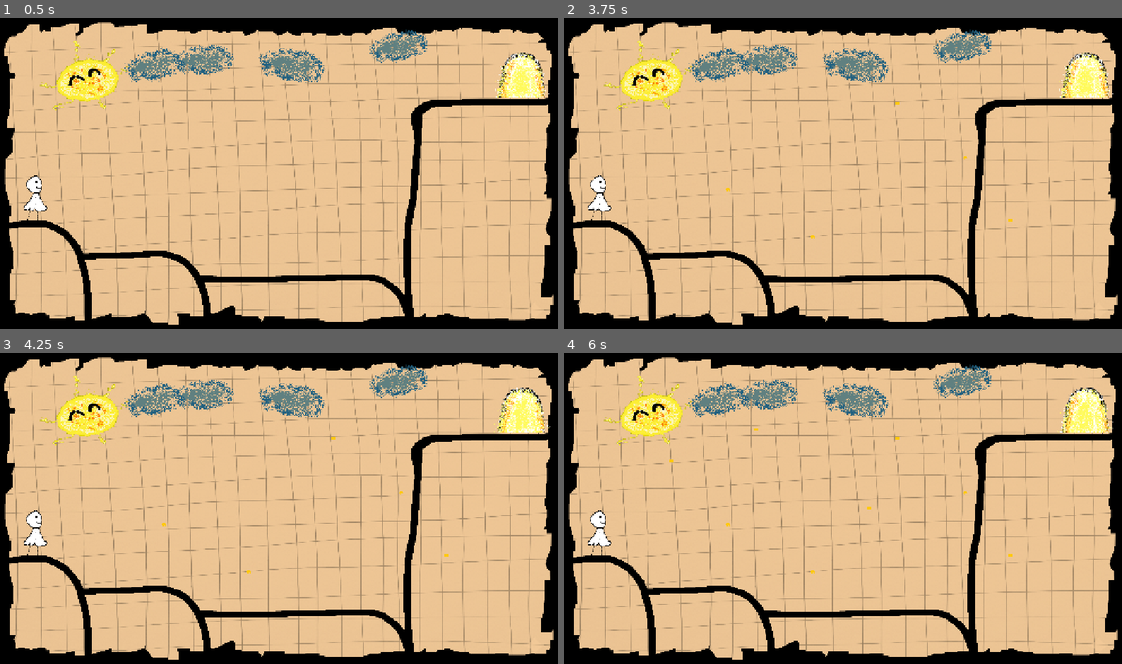
Above: before the commit, frames 1-4 (two rows, left to right).
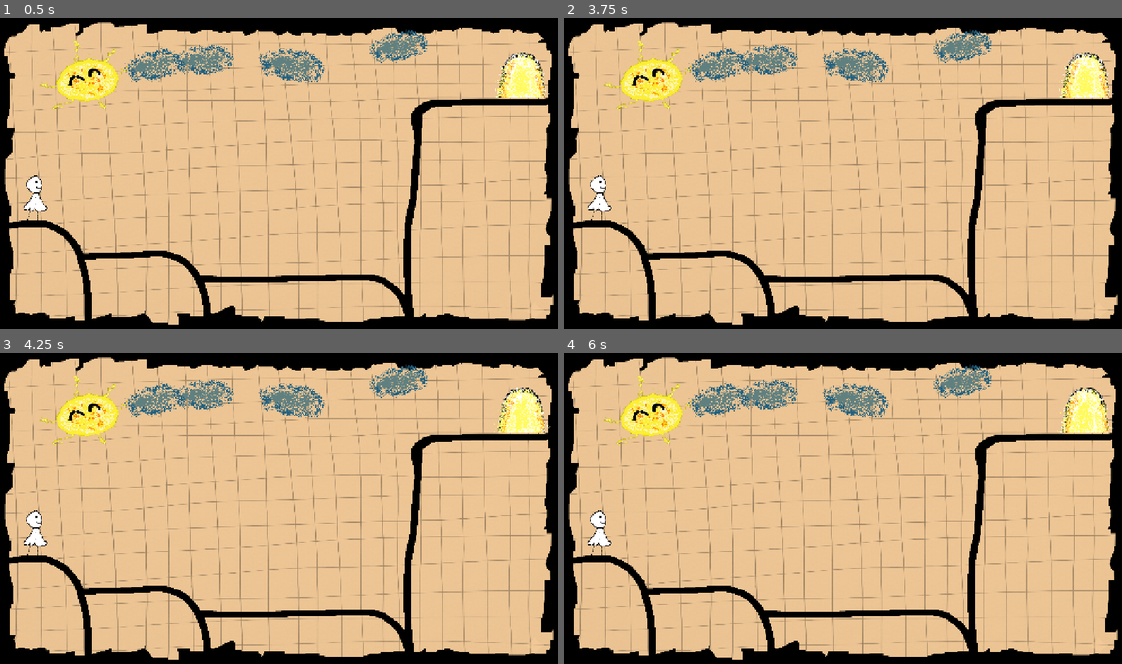
Above: after the commit, the same moments.

Repository: NikhilKshub/margin-ghost
Game: Godot game, scene res://scenes/level_1.tscn
Two runs of this game, one before a commit and one after it. Both use one fixed random seed, a clock stepped at 60 frames per second and the inputs below.
Inputs (mouse positions are in pixels of both pictures, inside the frame that each line leads up to):
- Up to frame 1 (0.5 s): no input
- Up to frame 2 (3.75 s): move the mouse to (965, 157) at 0.52 s; hold Right (ui_right) 0.53-1.28 s; click (965, 157) at 0.67 s; move the mouse to (725, 189) at 1.27 s; hold Left (ui_left) 1.28-2.03 s; click (725, 189) at 1.42 s; move the mouse to (898, 101) at 2.02 s; hold Right (ui_right) 2.03-3.53 s; click (898, 101) at 2.17 s; move the mouse to (815, 235) at 2.77 s; click (815, 235) at 2.92 s; move the mouse to (1010, 220) at 3.52 s; hold Left (ui_left) from 3.53 s (still down); click (1010, 220) at 3.67 s
- Up to frame 3 (4.25 s): keep holding Left (ui_left)
- Up to frame 4 (6 s): move the mouse to (670, 461) at 4.27 s; click (670, 461) at 4.42 s; move the mouse to (870, 508) at 5.02 s; click (870, 508) at 5.17 s; move the mouse to (753, 427) at 5.77 s; release Left (ui_left) at 5.78 s; hold Right (ui_right) from 5.78 s (still down); click (753, 427) at 5.92 s

Frame 1 is identical in both runs. In frame 2, less than 0.1% of the frame differs, in the area x 28-81%, y 26-71%; in frame 3, less than 0.1%; in frame 4, less than 0.1%, in the area x 18-81%, y 24-71%.
Error after the commit: Cannot call method 'instantiate' on a null value. (res://scripts/game.gd:32)

Commit message:
split the line point from the dots

Diff:
--- a/project.godot
+++ b/project.godot
@@ -20,6 +20,8 @@
 window/size/viewport_width=1280
 window/size/viewport_height=720
 window/stretch/mode="canvas_items"
+mouse_cursor/custom_image="uid://dbpd6phho3gjr"
+mouse_cursor/custom_image_hotspot=Vector2(8, 66)
 
 [input]
 
--- a/scenes/level_1.tscn
+++ b/scenes/level_1.tscn
@@ -1,8 +1,6 @@
 [gd_scene format=3 uid="uid://bnfcldq5hsh76"]
 
 [ext_resource type="Script" uid="uid://dhfcbk8omld2l" path="res://scripts/game.gd" id="1_fcfvj"]
-[ext_resource type="PackedScene" uid="uid://d12w7gftpsylc" path="res://scenes/line.tscn" id="2_pa8r4"]
-[ext_resource type="PackedScene" uid="uid://biepfykbcunej" path="res://scenes/dot.tscn" id="3_15mv3"]
 [ext_resource type="PackedScene" uid="uid://b7s61vxt8ndct" path="res://scenes/player.tscn" id="4_e3sih"]
 [ext_resource type="Texture2D" uid="uid://dasoydnydrffo" path="res://assets/level_1_bg.png" id="4_pa8r4"]
 [ext_resource type="PackedScene" uid="uid://b7u0v1ofm4hib" path="res://scenes/exit_gate.tscn" id="5_2y5yt"]
@@ -11,8 +9,6 @@
 
 [node name="game" type="Node2D" unique_id=1483147424]
 script = ExtResource("1_fcfvj")
-line_scene = ExtResource("2_pa8r4")
-dot_scene = ExtResource("3_15mv3")
 
 [node name="Background" type="Sprite2D" parent="." unique_id=814512972]
 modulate = Color(0.96511227, 0.80243635, 0.6049045, 1)
--- a/scripts/game.gd
+++ b/scripts/game.gd
@@ -5,17 +5,23 @@
 @export var dot_scene: PackedScene
 var current_line = null
 var point_gap = 100.0
+var line_step = 5.0
+var last_dot = Vector2.ZERO
 @onready var player = $Player
 @onready var entry_gate = $EntryGate
 
 func _ready():
 	player.position = entry_gate.position
 
-func add_spot(spot):
+func add_line_point(spot):
 	current_line.add_point(spot)
+
+func add_dot(spot):
 	var dot = dot_scene.instantiate()
 	dot.position = spot
 	current_line.add_child(dot)
+	dot.add_to_group("dots")
+	last_dot = spot
 
 func _input(event):
 	if event.is_action_pressed("restart"):
@@ -26,7 +32,9 @@
 			current_line = line_scene.instantiate()
 			current_line.add_to_group("lines")
 			add_child(current_line)
-			add_spot(get_global_mouse_position())
+			var spot = get_global_mouse_position()
+			add_line_point(spot)
+			add_dot(spot)
 
 		elif event.button_index == MOUSE_BUTTON_LEFT and not event.pressed:
 			current_line = null
@@ -34,8 +42,9 @@
 	if event is InputEventMouseMotion and current_line != null:
 		var last_point = current_line.get_point_position(current_line.get_point_count() - 1)
 		var mouse_position = get_global_mouse_position()
-
-		while last_point.distance_to(mouse_position) >= point_gap:
-			var next = last_point + last_point.direction_to(mouse_position) * point_gap
-			add_spot(next)
+		while last_point.distance_to(mouse_position) >= line_step:
+			var next = last_point + last_point.direction_to(mouse_position) * line_step
+			add_line_point(next)
 			last_point = next
+			if last_dot.distance_to(next) >= point_gap:
+				add_dot(next)
Binary file added: assets/pencil.png
Not shown, added: assets/pencil.png.import
Binary file added: assets/pencil_cursor_small.png
Not shown, added: assets/pencil_cursor_small.png.import
Not shown, added: export_presets.cfg
